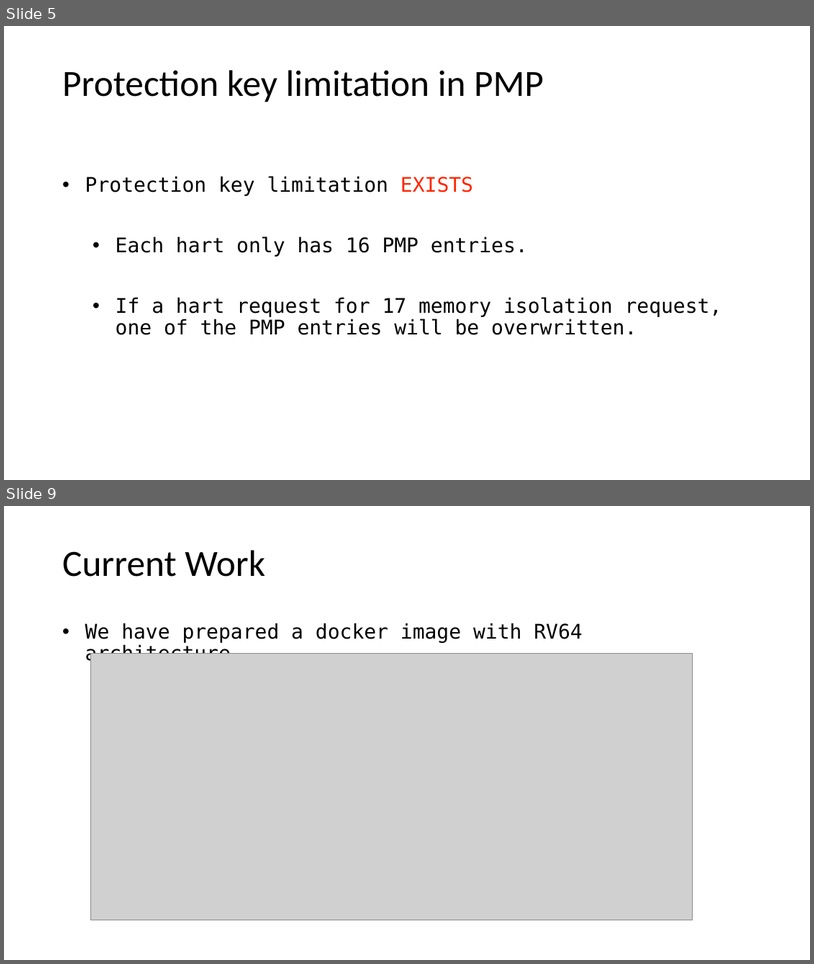
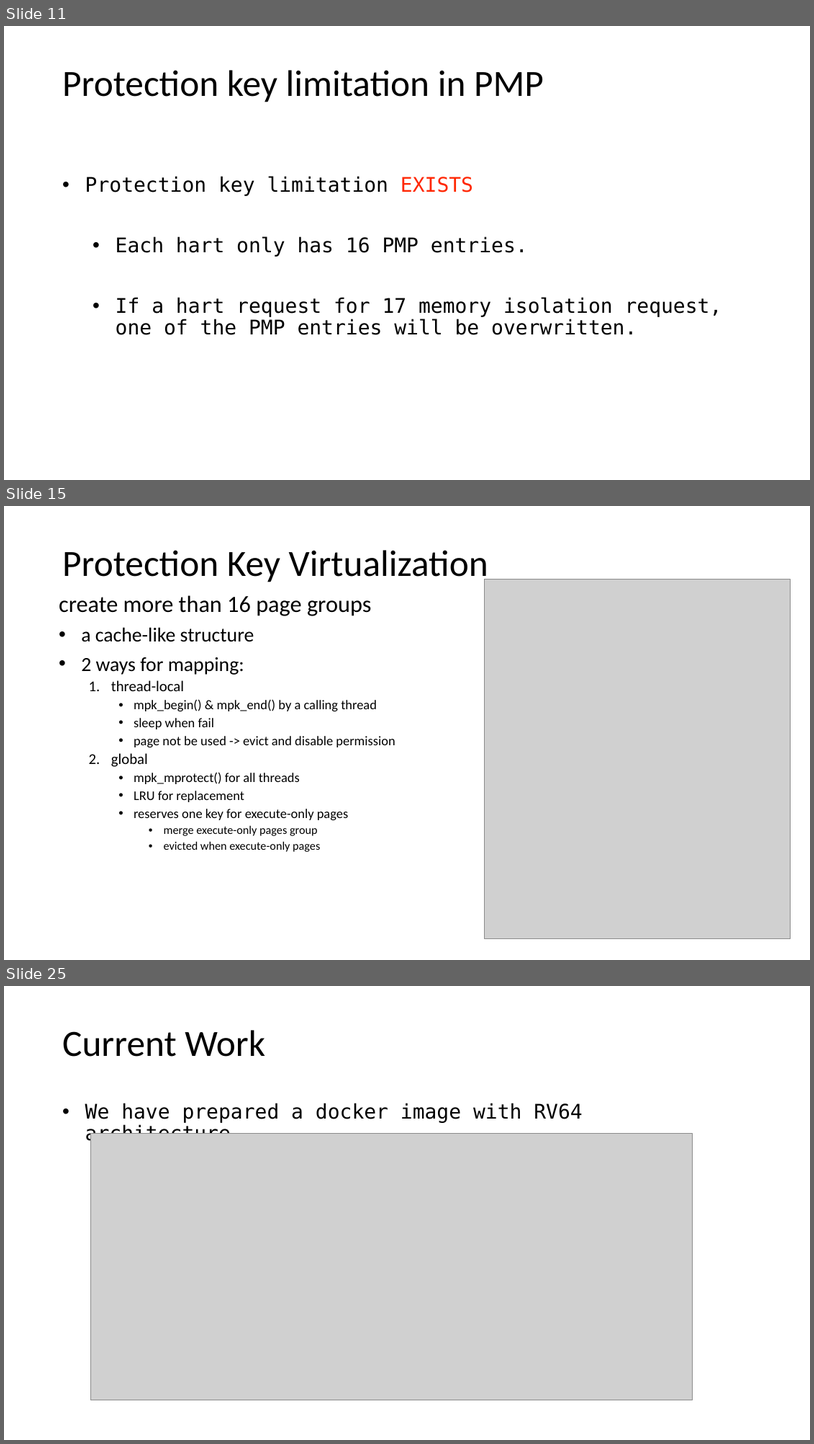
Before and after one commit to LiGaOg/libpmp, a slide deck: proposal.pptx. Shown one above the other, each under a label of ours: slides 5 and 9 before the commit, slides 11, 15 and 25 after it; the slides between them are not shown. The pictures are 814x964 and 814x1444 pixels, drawn with LibreOffice and Linux fonts; fonts in the diff are those of the drawing; grey boxes stand for pictures. Boxes give left, top, right and bottom in pixels: in the first picture for what was removed or moved away, otherwise in the second. Text is boxed around its words. In the diff, an @@ line names an element or a change of style, - is before the commit and + after.

```diff
--- a/proposal.pptx
+++ b/proposal.pptx
@@ slide 15 added at (4, 506, 810, 960), background #FFFFFF @@
@@ title added at (62, 550, 489, 585), 44 pt, text #000000 @@
+Protection Key Virtualization
@@ picture added at (484, 579, 790, 939) @@
@@ text added at (59, 595, 395, 852), 15.8 pt, text #000000 @@
+create more than 16 page groups
+• a cache-like structure
+• 2 ways for mapping:
+  1. thread-local
+    • mpk_begin() & mpk_end() by a calling thread
+    • sleep when fail
+    • page not be used -> evict and disable permission
+  2. global
+    • mpk_mprotect() for all threads
+    • LRU for replacement
+    • reserves one key for execute-only pages
+      • merge execute-only pages group
+      • evicted when execute-only pages
@@ what was slide 5 is now slide 11 @@
@@ what was slide 9 is now slide 25 @@
```
Also in this commit, not shown: 7 slides changed, 15 other slides added.
